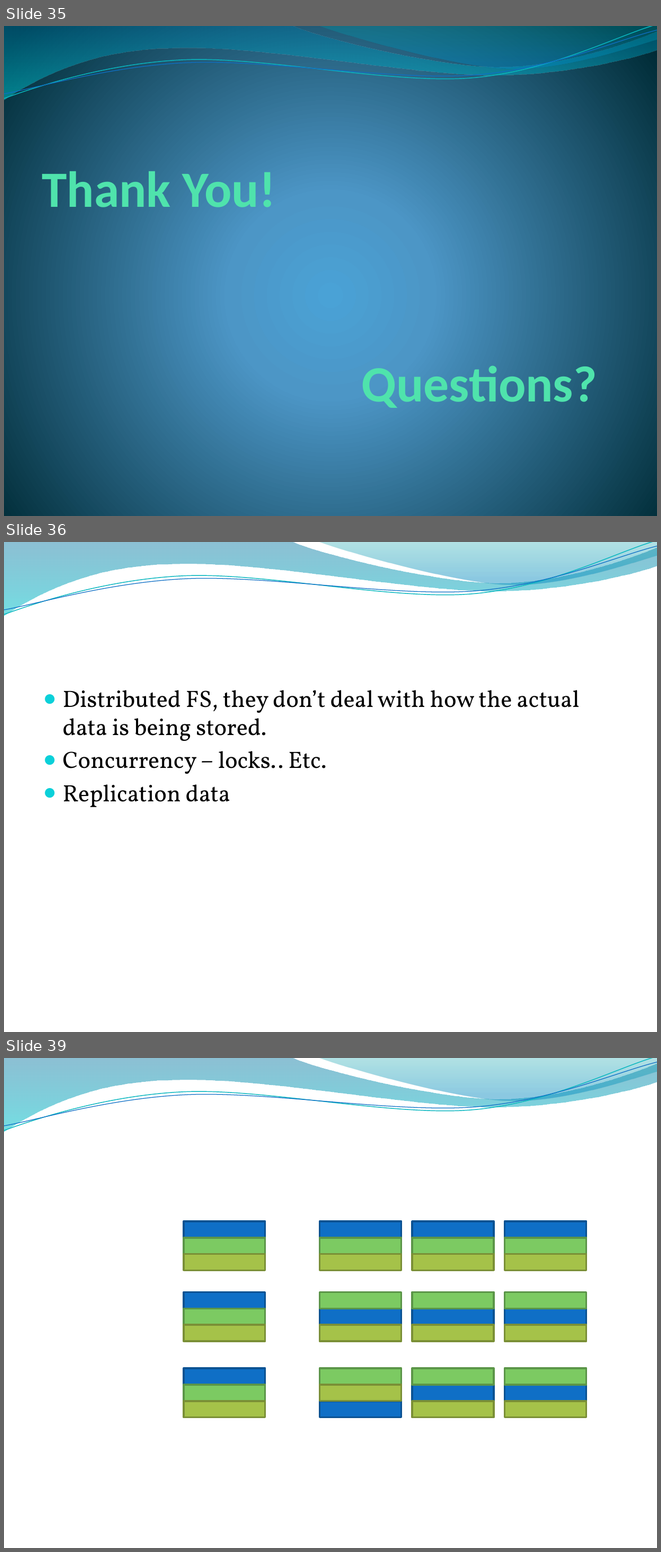
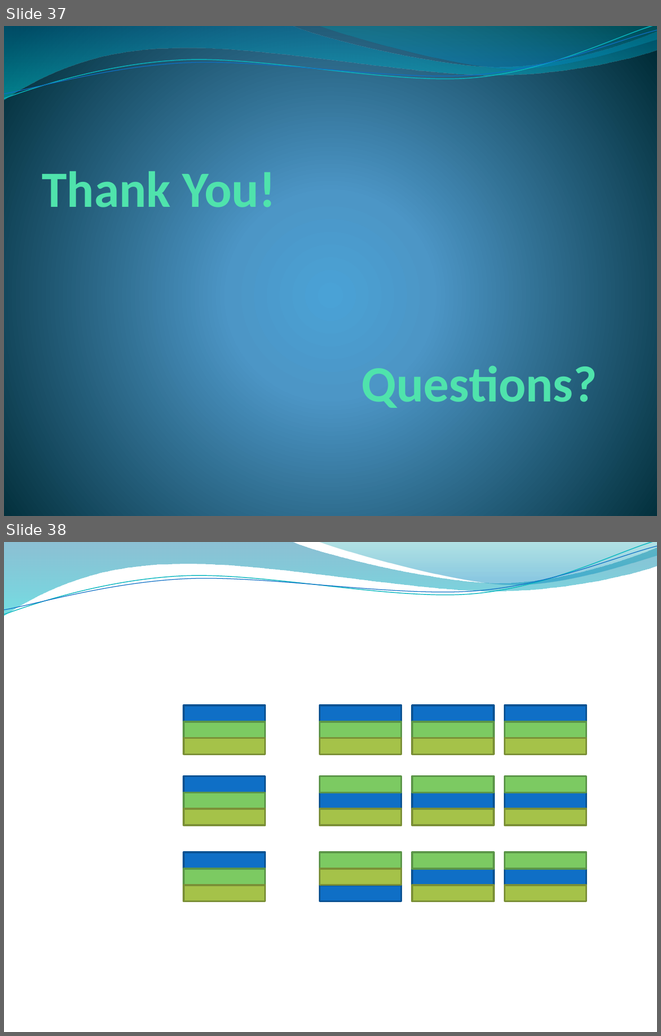
Before and after one commit to edvelezg/unb-os, a slide deck: google-fs/google-fs.pptx. Shown one above the other, each under a label of ours: slides 35, 36 and 39 before the commit, slides 37 and 38 after it; the slides between them are not shown. The pictures are 661x1552 and 661x1036 pixels, drawn with LibreOffice and Linux fonts; fonts in the diff are those of the drawing; background and template pictures are left out. Boxes give left, top, right and bottom in pixels: in the first picture for what was removed or moved away, otherwise in the second. Text is boxed around its words. In the diff, an @@ line names an element or a change of style, - is before the commit and + after.

```diff
--- a/google-fs/google-fs.pptx
+++ b/google-fs/google-fs.pptx
@@ slide 36 removed at (4,542,657,1032), background picture (left out); not listed: 4 template elements that a slide beside it also shows @@
@@ text removed at (63,690,579,807) @@
-● Distributed FS, they don’t deal with how the actual data is being stored.
-● Concurrency – locks.. Etc.
-● Replication data
@@ what was slide 35 is now slide 37 @@
@@ what was slide 39 is now slide 38 @@
```
Also in this commit, not shown: 13 slides changed, 2 slides added, 3 other slides removed.
